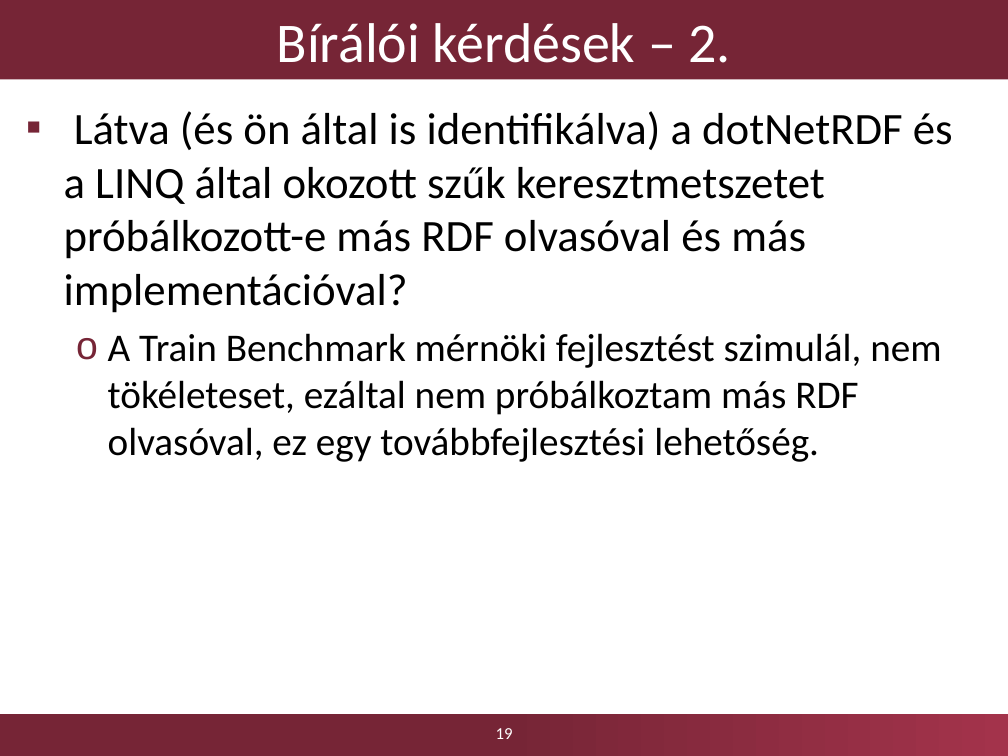
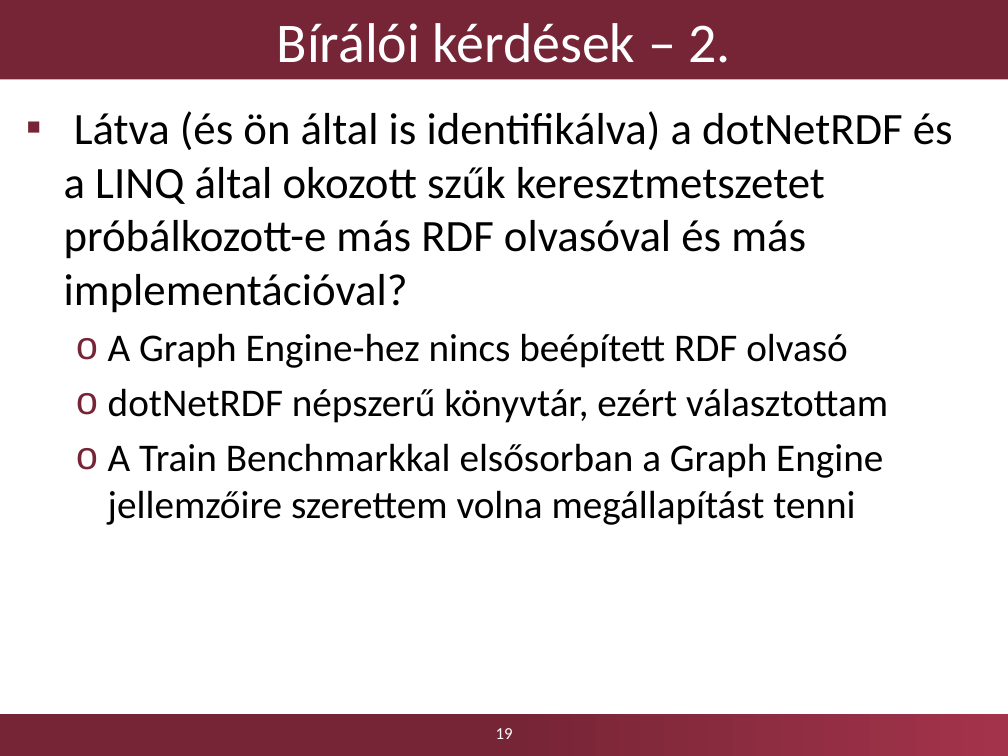
Before and after one commit to Kreestof/szakdolgozat-presentation, a slide deck: slide 19 of Dobosy_Kristof_szakdolgozat_2017_GraphEngine_0.pptx. Drawn at 1008x756 pixels with LibreOffice and Linux fonts; fonts in the diff are those of the drawing; background and template pictures are left out. Boxes give left, top, right and bottom in pixels: in the first picture for what was removed or moved away, otherwise in the second. Text is boxed around its words. In the diff, an @@ line names an element or a change of style, - is before the commit and + after.

```diff
--- a/Dobosy_Kristof_szakdolgozat_2017_GraphEngine_0.pptx
+++ b/Dobosy_Kristof_szakdolgozat_2017_GraphEngine_0.pptx
@@ text at [108, 333, 888, 525]: text changed @@
-  o A Train Benchmark mérnöki fejlesztést szimulál, nem tökéleteset, ezáltal nem próbálkoztam más RDF olvasóval, ez egy továbbfejlesztési lehetőség.
+  o A Graph Engine-hez nincs beépített RDF olvasó
+  o dotNetRDF népszerű könyvtár, ezért választottam
+  o A Train Benchmarkkal elsősorban a Graph Engine jellemzőire szerettem volna megállapítást tenni
```
Also in this commit, not shown: 7 other slides changed, 1 other file.
